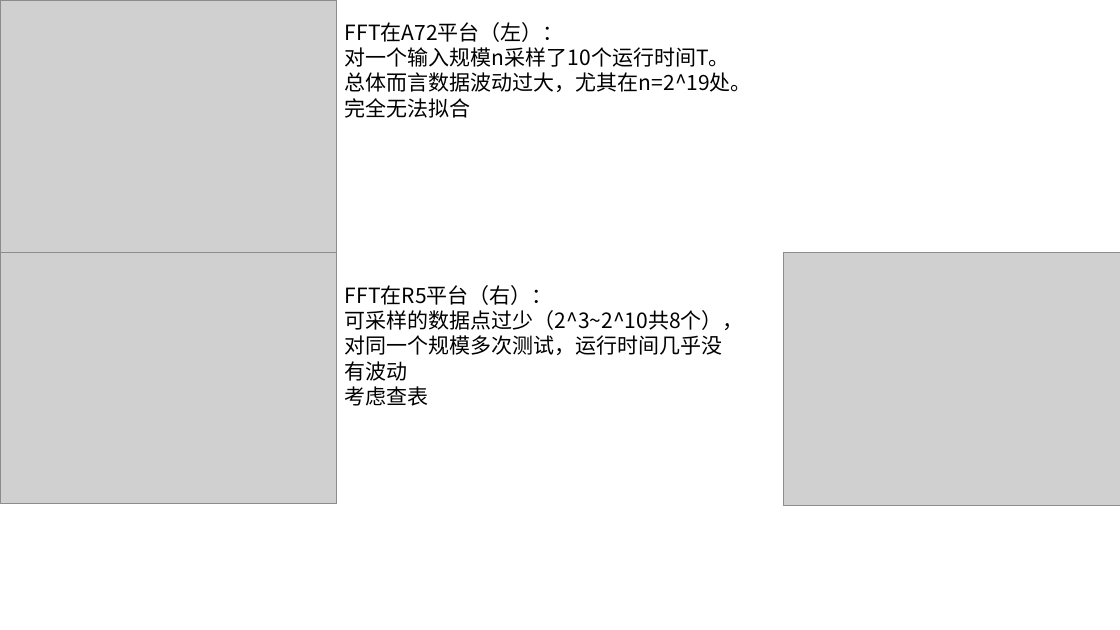
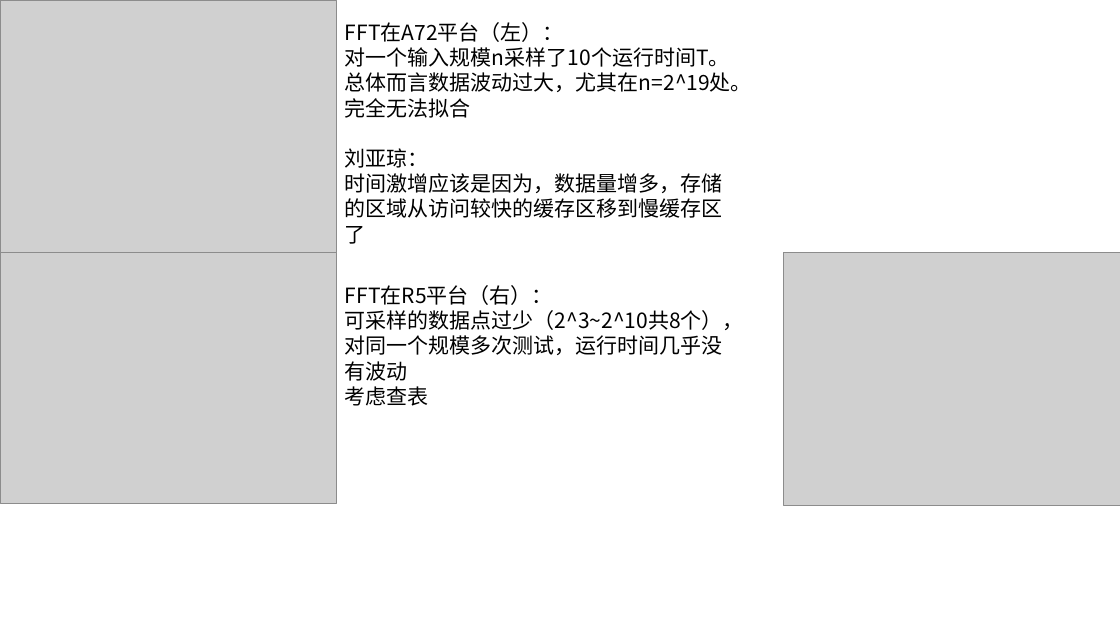
Before and after one commit to AE-26710/Time-Prediction, a slide deck: slide 48 of R5.pptx. Drawn at 1120x630 pixels with LibreOffice and Linux fonts; fonts in the diff are those of the drawing; grey boxes stand for pictures. Boxes give left, top, right and bottom in pixels: in the first picture for what was removed or moved away, otherwise in the second. Text is boxed around its words. In the diff, an @@ line names an element or a change of style, - is before the commit and + after.

Commit message:
修改PPT

```diff
--- a/R5.pptx
+++ b/R5.pptx
@@ text at [345, 148, 723, 244]: paragraphs added @@
+刘亚琼：
+时间激增应该是因为，数据量增多，存储的区域从访问较快的缓存区移到慢缓存区了
```
